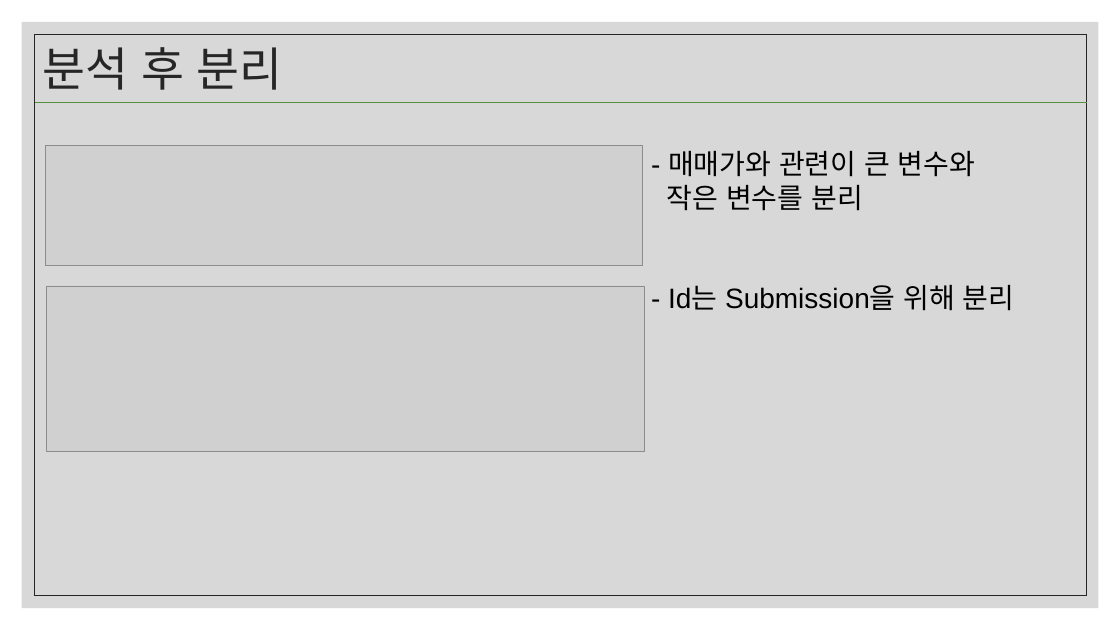
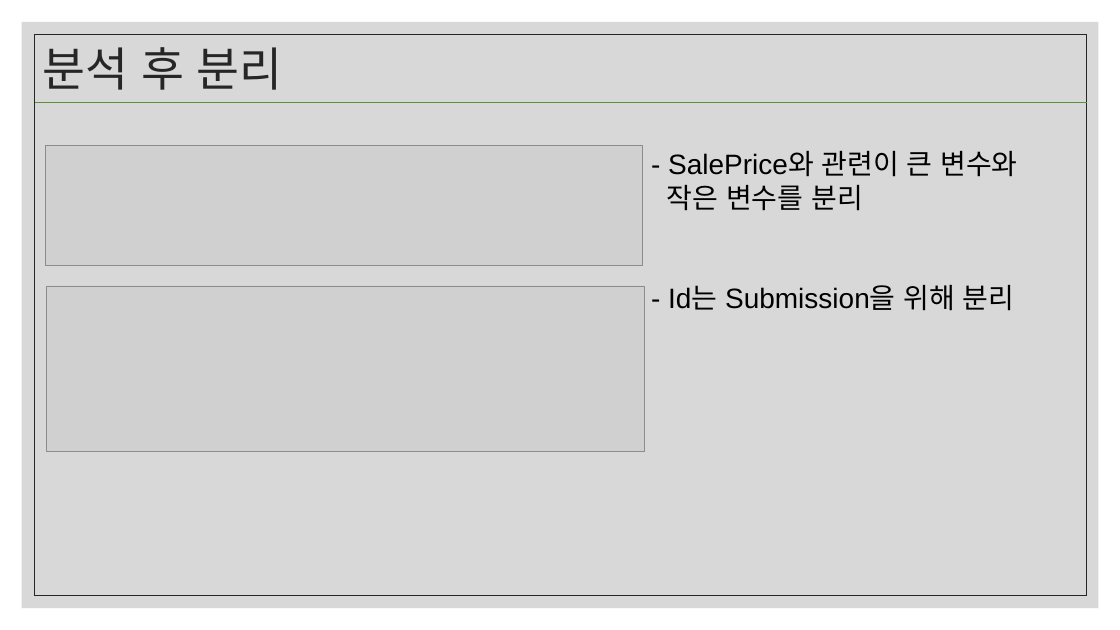
Before and after one commit to LunarLint/HouseSalePrice, a slide deck: slide 16 of 집값예상도출.pptx. Drawn at 1120x630 pixels with LibreOffice and Linux fonts; fonts in the diff are those of the drawing; grey boxes stand for pictures. Boxes give left, top, right and bottom in pixels: in the first picture for what was removed or moved away, otherwise in the second. Text is boxed around its words. In the diff, an @@ line names an element or a change of style, - is before the commit and + after.

```diff
--- a/집값예상도출.pptx
+++ b/집값예상도출.pptx
@@ text at bbox=[667, 151, 1017, 311]: text changed @@
-- 매매가와 관련이 큰 변수와
-작은 변수를 분리
-- Id는 Submission을 위해 분리
+- SalePrice와 관련이 큰 변수와
+작은 변수를 분리
+- Id는 Submission을 위해 분리
```
Also in this commit, not shown: 1 other slide changed.
